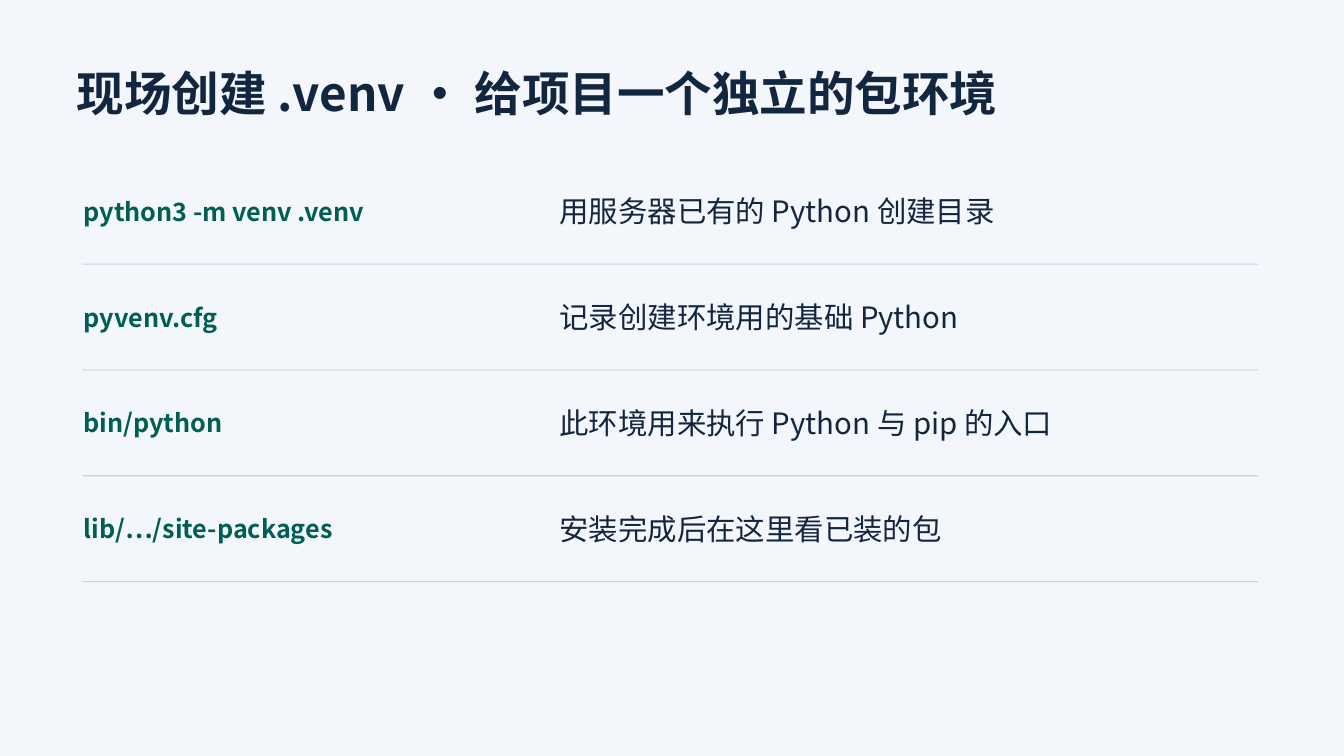
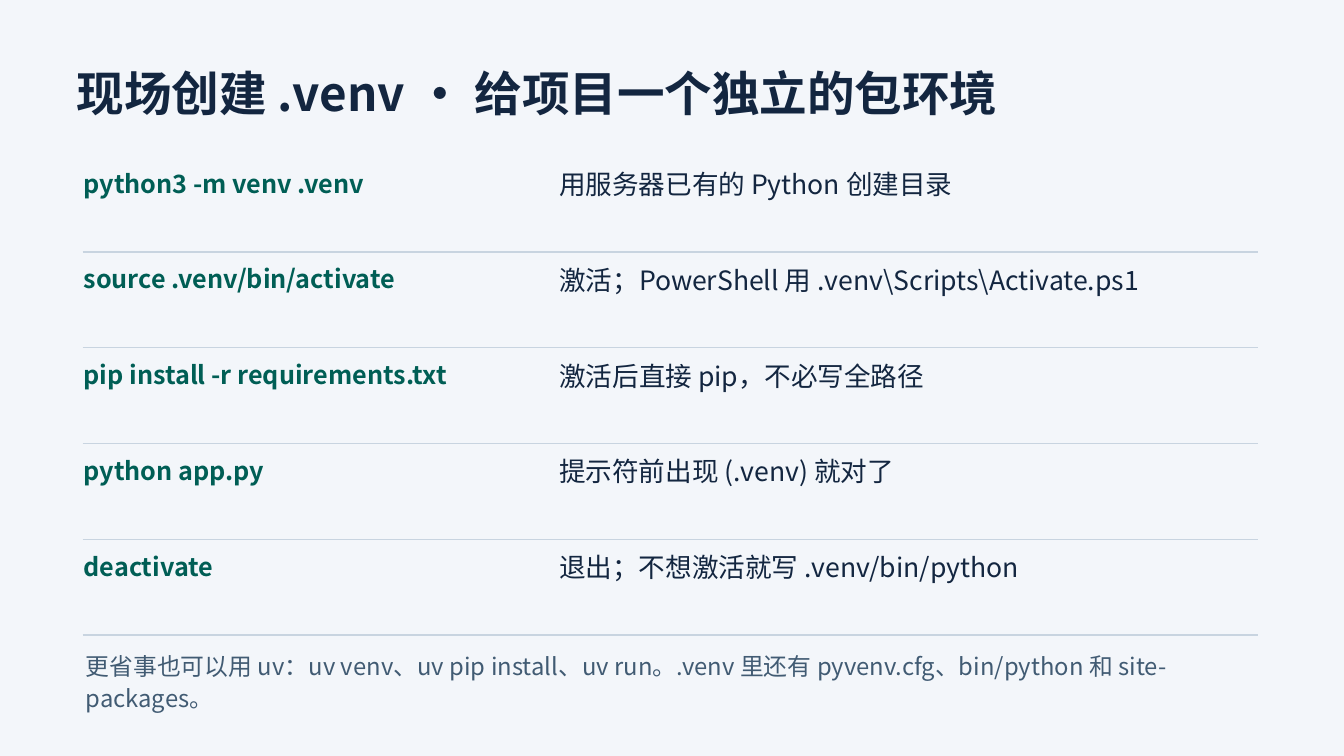
Before and after one commit to Zewang0217/boyuan-tech-sharing-lesson-01, a slide deck: slide 38 of materials/开发环境配置与编辑器.pptx (slide 24 before the commit). Drawn at 1344x756 pixels with LibreOffice and Linux fonts; fonts in the diff are those of the drawing. Boxes give left, top, right and bottom in pixels: in the first picture for what was removed or moved away, otherwise in the second. Text is boxed around its words. In the diff, an @@ line names an element or a change of style, - is before the commit and + after.

Commit message:
docs(lesson): 补齐工具链与 AI 章节，改用激活环境启动
- 课件从 36 页扩到 56 页：GitHub 仓库页与许可证、练手仓库、编辑器谱系与截图、VS Code 介绍与打开项目、包管理器、推荐扩展、DevTools、npm/npx、装依赖演示、AI 章节
- 两个 README 改为 source .venv/bin/activate 启动，补充 uv 与 GUESS_TARGET 固定谜底写法
- 补充 MIT LICENSE、Windows 快捷键 PDF、图标与书封素材，忽略 Office 锁文件

```diff
--- a/materials/开发环境配置与编辑器.pptx
+++ b/materials/开发环境配置与编辑器.pptx
@@ text "python3 -m venv .venv" at (x1=84, y1=173, x2=364, y2=199): line spacing 1 to 1.15; vertical alignment middle to top @@
@@ text "用服务器已有的 Python 创建目录" at (x1=559, y1=171, x2=952, y2=200): size 21 to 19 pt; line spacing 1 to 1.15; vertical alignment middle to top @@
@@ line moved from (83, 264) - (1258, 264) to (83, 252) - (1258, 252) @@
@@ text at (x1=84, y1=267, x2=395, y2=293): text changed @@
-pyvenv.cfg
+source .venv/bin/activate
@@ text at (x1=559, y1=267, x2=1138, y2=296): text changed; size 21 to 19 pt @@
-记录创建环境用的基础 Python
+激活；PowerShell 用 .venv\Scripts\Activate.ps1
@@ line moved from (83, 370) - (1258, 370) to (83, 348) - (1258, 348) @@
@@ text at (x1=84, y1=363, x2=447, y2=390): text changed @@
-bin/python
+pip install -r requirements.txt
@@ text at (x1=559, y1=363, x2=924, y2=392): text changed; size 21 to 19 pt @@
-此环境用来执行 Python 与 pip 的入口
+激活后直接 pip，不必写全路径
@@ line moved from (83, 476) - (1258, 476) to (83, 444) - (1258, 444) @@
@@ text at (x1=84, y1=460, x2=264, y2=486): text changed @@
-lib/…/site-packages
+python app.py
@@ vertical alignment middle to top in 6 elements at (x1=559, y1=267, x2=1138, y2=296), (x1=559, y1=363, x2=924, y2=392), (x1=84, y1=267, x2=395, y2=293), (x1=84, y1=363, x2=447, y2=390), (x1=84, y1=460, x2=264, y2=486), (x1=559, y1=458, x2=894, y2=486) @@
@@ text at (x1=559, y1=458, x2=894, y2=486): text changed; size 21 to 19 pt @@
-安装完成后在这里看已装的包
+提示符前出现 (.venv) 就对了
@@ line moved from (83, 582) - (1258, 582) to (83, 539) - (1258, 539) @@
@@ text added at (x1=84, y1=555, x2=214, y2=577), 18 pt, text #005E55, bold @@
+deactivate
@@ text added at (x1=559, y1=554, x2=1019, y2=583), 19 pt, text #132640 @@
+退出；不想激活就写 .venv/bin/python
@@ line added from (83, 635) to (1258, 635), #C8D4E0 0.8 pt @@
@@ text added at (x1=86, y1=655, x2=1166, y2=713), 17 pt, text #415B73 @@
+更省事也可以用 uv：uv venv、uv pip install、uv run。.venv 里还有 pyvenv.cfg、bin/python 和 site-packages。
```
Also in this commit, not shown: 5 other slides changed, 20 slides added, 31 other files.
